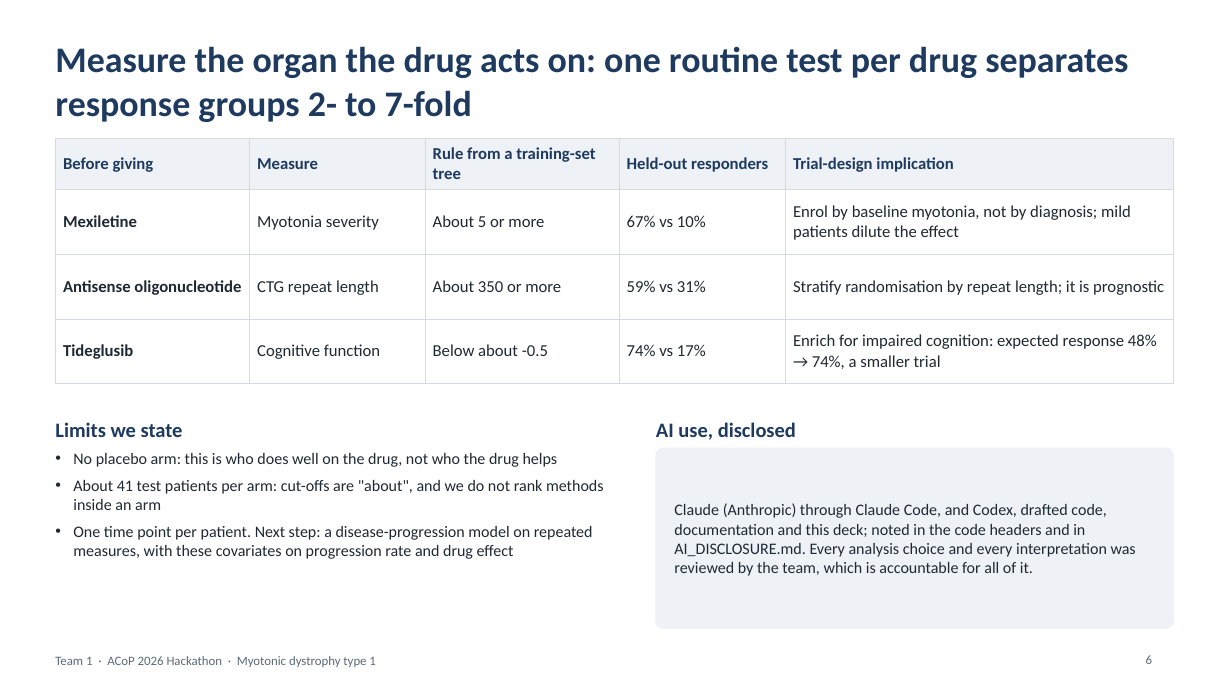
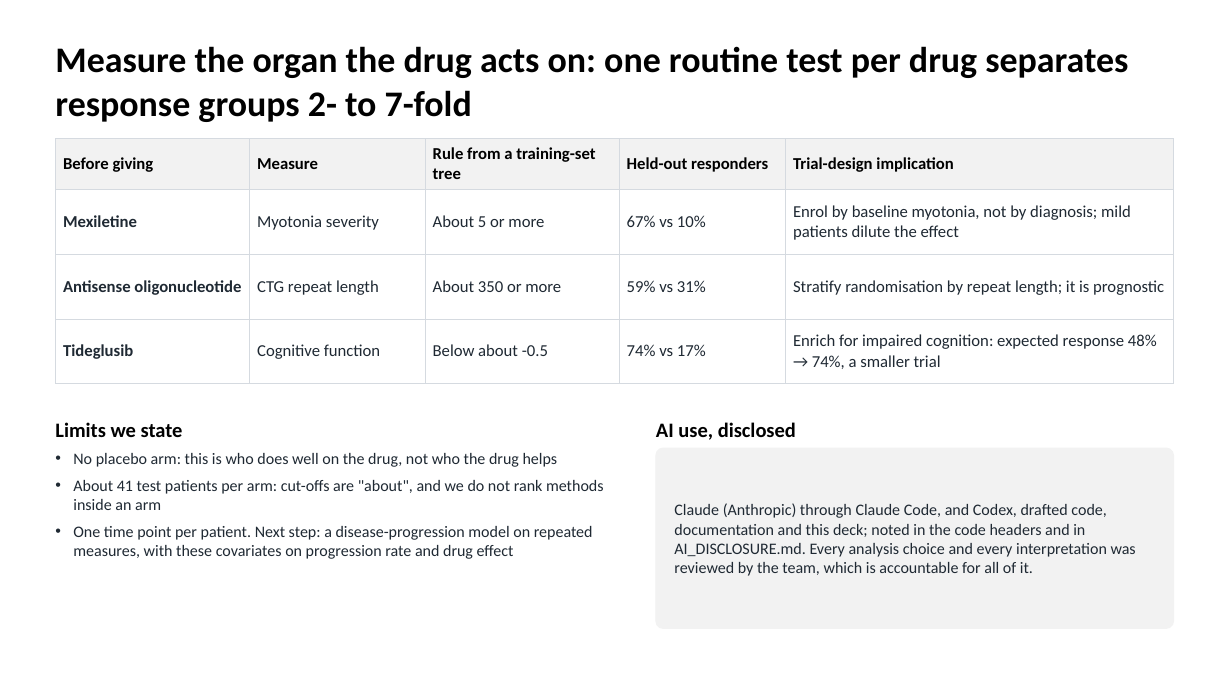
Before and after one commit to euibeom135-cell/acop2026-hackathon-team1, a slide deck: slide 6 of slides/Team1_DM1_slides.pptx. Drawn at 1232x693 pixels with LibreOffice and Linux fonts; fonts in the diff are those of the drawing. Boxes give left, top, right and bottom in pixels: in the first picture for what was removed or moved away, otherwise in the second. Text is boxed around its words. In the diff, an @@ line names an element or a change of style, - is before the commit and + after.

```diff
--- a/slides/Team1_DM1_slides.pptx
+++ b/slides/Team1_DM1_slides.pptx
@@ table at box(55, 139, 1174, 373) @@
@@ fill #EEF2F6 to #F2F2F2 in row 1 @@
@@ text colour #1E3A5F to #000000 in "Before giving", "Measure", "Rule from a training-set tree", "Held-out responders" and 1 more places @@
@@ text colour #1E3A5F to #000000 in 3 elements at box(55, 46, 1128, 122), box(55, 422, 183, 437), box(656, 422, 796, 440) @@
@@ text removed at box(55, 656, 375, 667) @@
-Team 1 · ACoP 2026 Hackathon · Myotonic dystrophy type 1
@@ page number removed at box(1146, 655, 1152, 664) @@
-6
```
Also in this commit, not shown: 9 other slides changed.
